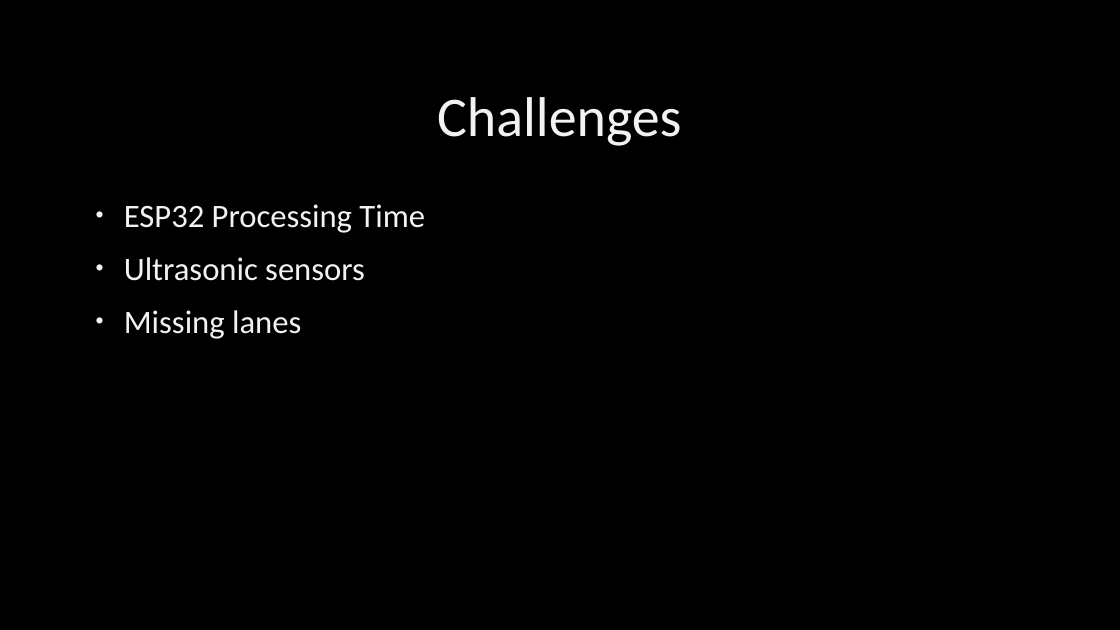
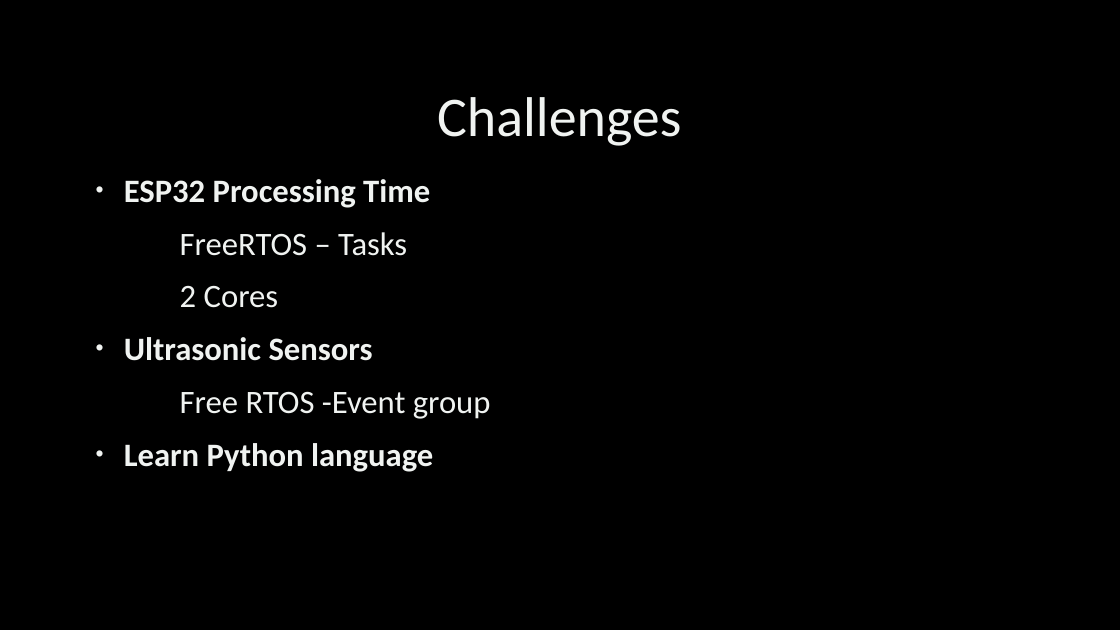
Before and after one commit to mohamedotaki/S-Car, a slide deck: slide 5 of Final Presentation.pptx. Drawn at 1120x630 pixels with LibreOffice and Linux fonts; fonts in the diff are those of the drawing; background and template pictures are left out. Boxes give left, top, right and bottom in pixels: in the first picture for what was removed or moved away, otherwise in the second. Text is boxed around its words. In the diff, an @@ line names an element or a change of style, - is before the commit and + after.

```diff
--- a/Final Presentation.pptx
+++ b/Final Presentation.pptx
@@ text "ESP32 Processing Time": place and size @@
-text "ESP32 Processing Time" at [124,204,425,339]
+text "ESP32 Processing Time" at [124,179,491,472]
@@ text at [124,179,430,208]: bold on in "ESP32 Processing Time" @@
@@ text at [124,232,491,472]: text changed @@
-• Ultrasonic sensors
-• Missing lanes
+FreeRTOS – Tasks
+2 Cores
+• Ultrasonic Sensors
+Free RTOS -Event group
+• Learn Python language
```
Also in this commit, not shown: 1 other slide changed, 23 other files.
